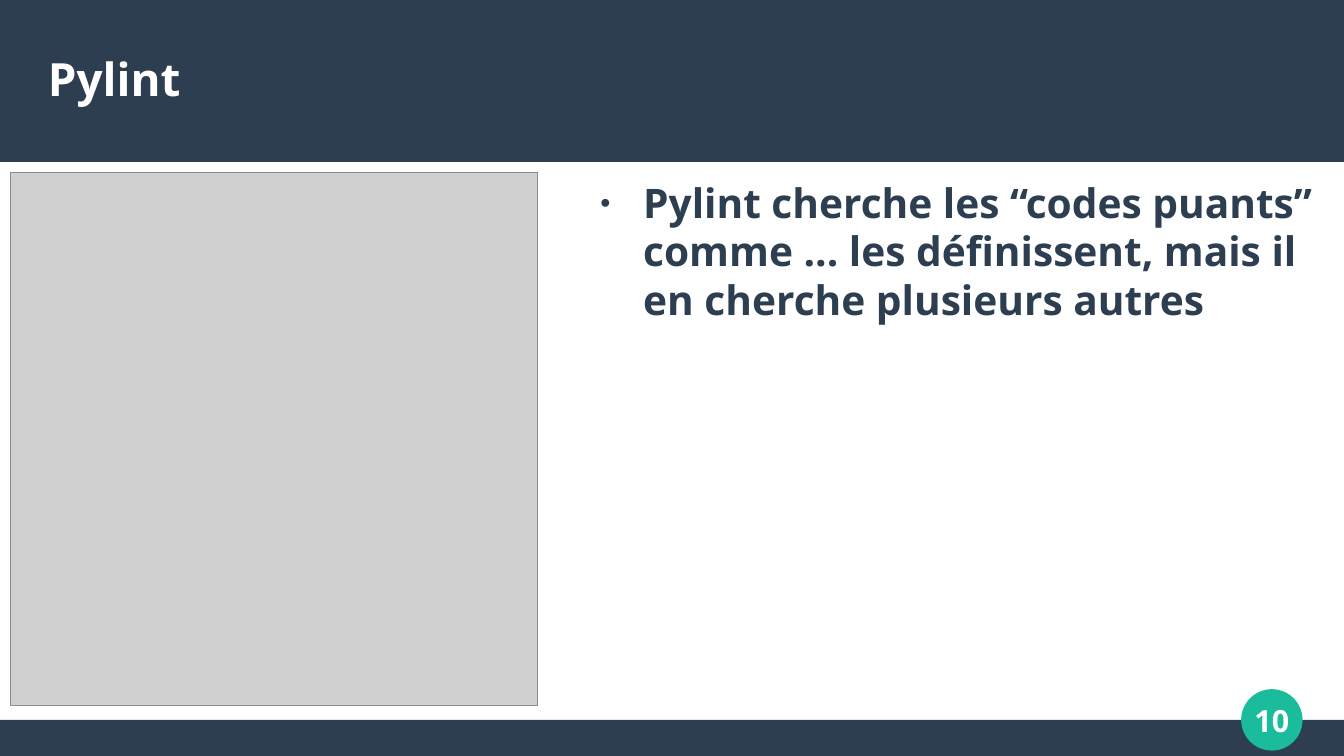
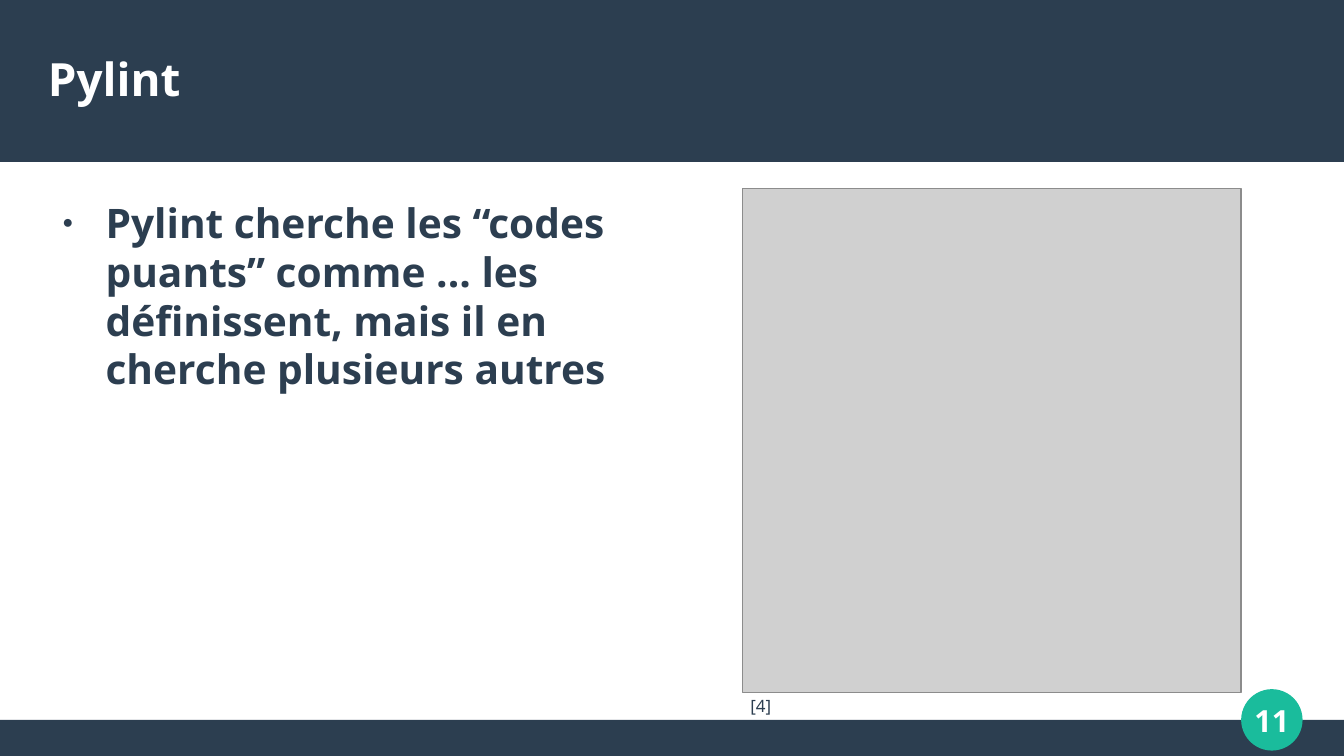
Before and after one commit to umontreal-diro/IFT3913, a slide deck: slide 11 of presentations/Semaine7/ClaudericDeRoy/presentation.odp (slide 10 before the commit). Drawn at 1344x756 pixels with LibreOffice and Linux fonts; fonts in the diff are those of the drawing; grey boxes stand for pictures. Boxes give left, top, right and bottom in pixels: in the first picture for what was removed or moved away, otherwise in the second. Text is boxed around its words. In the diff, an @@ line names an element or a change of style, - is before the commit and + after.

```diff
--- a/presentations/Semaine7/ClaudericDeRoy/presentation.odp
+++ b/presentations/Semaine7/ClaudericDeRoy/presentation.odp
@@ text "Pylint cherche les “codes puants” ..." rewrapped from (x1=643, y1=187, x2=1312, y2=325) to (x1=106, y1=207, x2=606, y2=394) @@
@@ picture resized from (x1=11, y1=173, x2=538, y2=706) to (x1=743, y1=189, x2=1242, y2=693) @@
@@ text added at (x1=750, y1=700, x2=771, y2=715), 10 pt, text #2C3E50 @@
+[4]
@@ page number at (x1=1254, y1=710, x2=1289, y2=732): text changed @@
-10
+11
```
Also in this commit, not shown: 8 other slides changed, 7 slides added, 2 slides removed, 8 other files.
